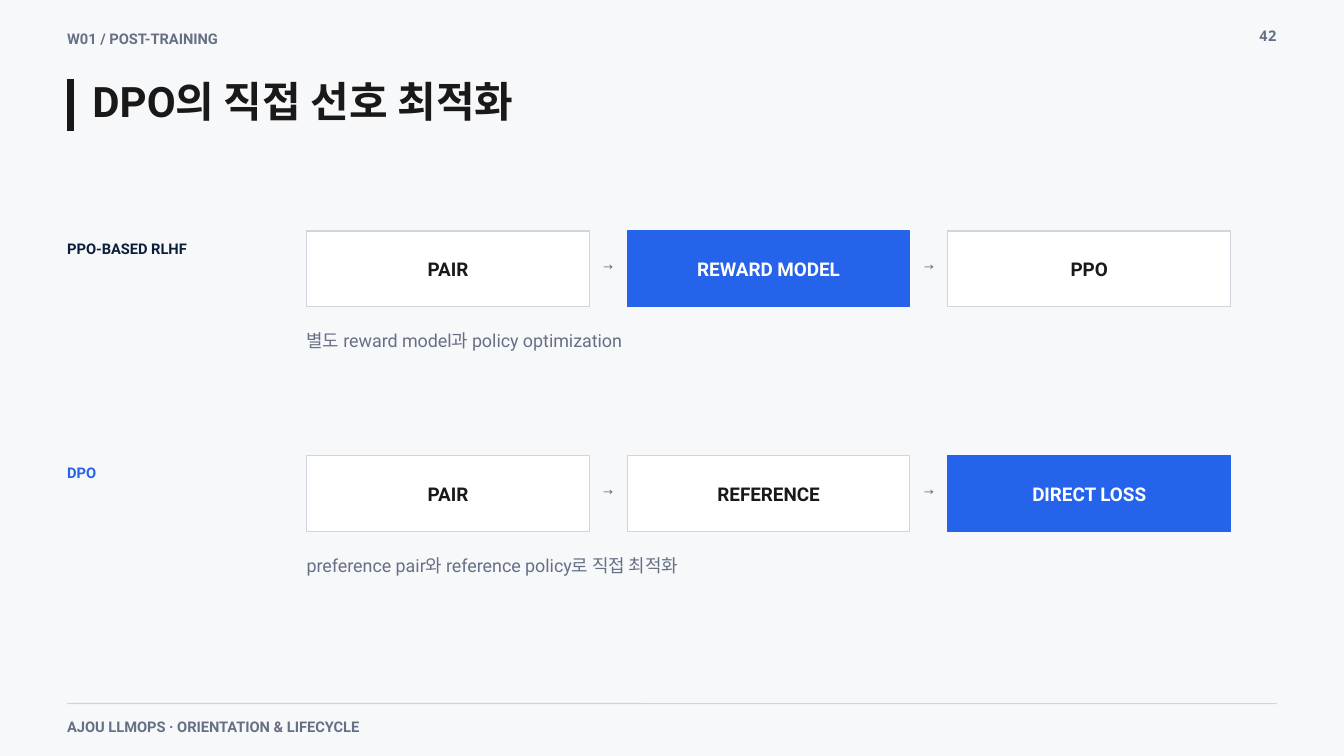
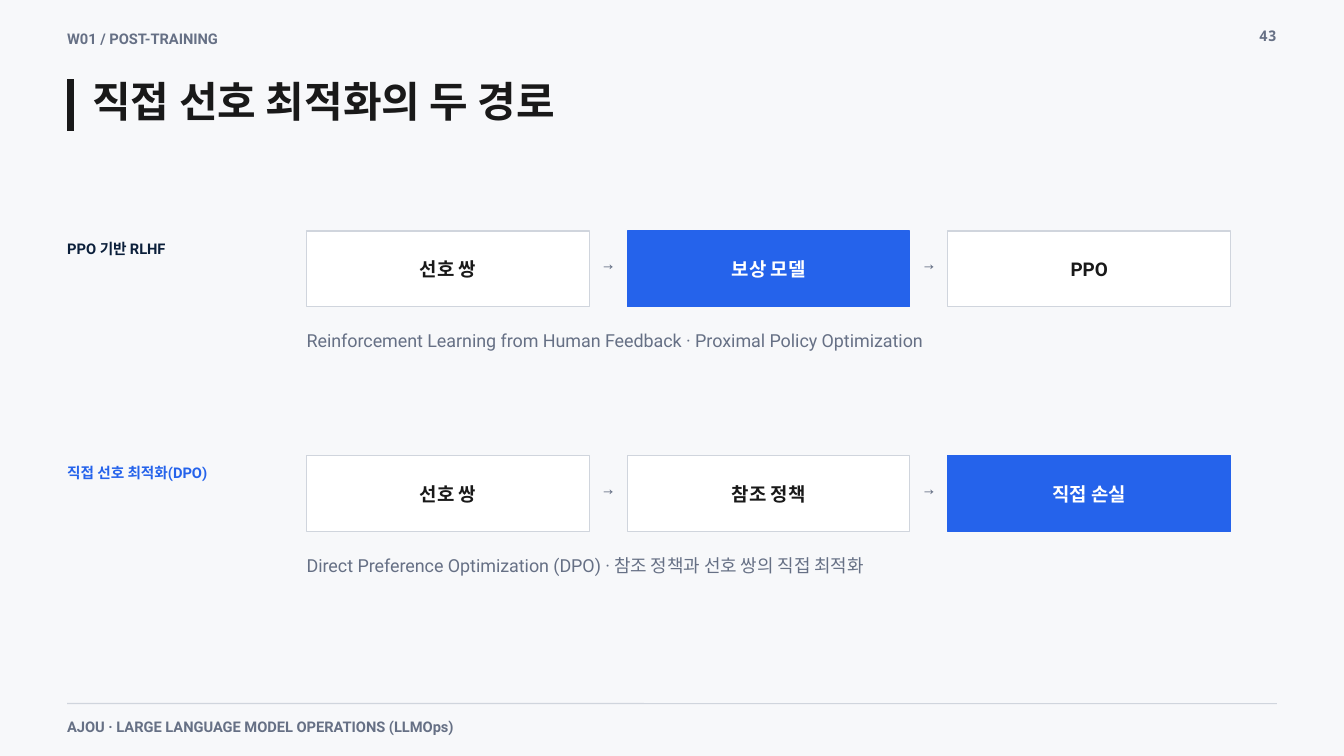
Before and after one commit to smilesjcha/llmops-16week, a slide deck: slide 43 of week01/lecture/01_week1_llmops_kickoff.pptx (slide 42 before the commit). Drawn at 1344x756 pixels with LibreOffice and Linux fonts; fonts in the diff are those of the drawing. Boxes give left, top, right and bottom in pixels: in the first picture for what was removed or moved away, otherwise in the second. Text is boxed around its words. In the diff, an @@ line names an element or a change of style, - is before the commit and + after.

```diff
--- a/week01/lecture/01_week1_llmops_kickoff.pptx
+++ b/week01/lecture/01_week1_llmops_kickoff.pptx
@@ text at <box>1259,30,1277,41</box>: text changed @@
-42
+43
@@ text at <box>92,81,555,121</box>: text changed @@
-DPO의 직접 선호 최적화
+직접 선호 최적화의 두 경로
@@ text at <box>67,241,166,256</box>: text changed @@
-PPO-BASED RLHF
+PPO 기반 RLHF
@@ text at <box>420,260,476,278</box>: text changed @@
-PAIR
+선호 쌍
@@ text at <box>732,260,806,278</box>: text changed @@
-REWARD MODEL
+보상 모델
@@ text at <box>307,333,923,351</box>: text changed @@
-별도 reward model과 policy optimization
+Reinforcement Learning from Human Feedback · Proximal Policy Optimization
@@ text at <box>67,465,208,481</box>: text changed @@
-DPO
+직접 선호 최적화(DPO)
@@ text at <box>420,485,476,503</box>: text changed @@
-PAIR
+선호 쌍
@@ text at <box>732,485,806,503</box>: text changed @@
-REFERENCE
+참조 정책
@@ text at <box>1052,485,1126,503</box>: text changed @@
-DIRECT LOSS
+직접 손실
@@ text at <box>307,557,864,576</box>: text changed @@
-preference pair와 reference policy로 직접 최적화
+Direct Preference Optimization (DPO) · 참조 정책과 선호 쌍의 직접 최적화
@@ text at <box>67,721,454,735</box>: text changed @@
-AJOU LLMOPS · ORIENTATION & LIFECYCLE
+AJOU · LARGE LANGUAGE MODEL OPERATIONS (LLMOps)
```
Also in this commit, not shown: 60 other slides changed, 19 slides added, 18 slides removed, 22 other files.
